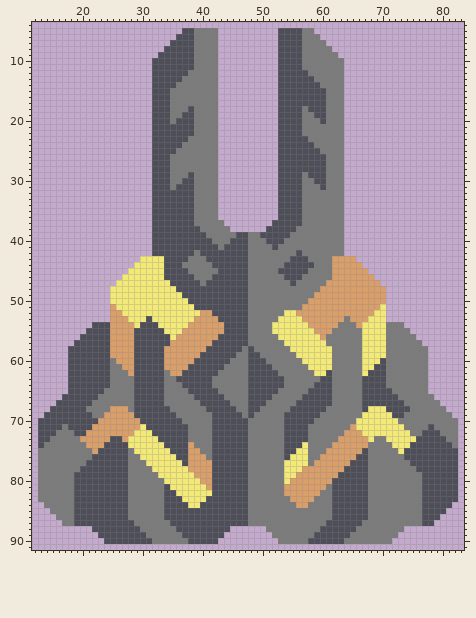
Sprite sheet: sprites/blocks/fimber/turrets/current.png. The picture above was drawn from the file before the commit.
The file is 96x96 pixels. Shown: x 12..83, y 4..91.
New version:
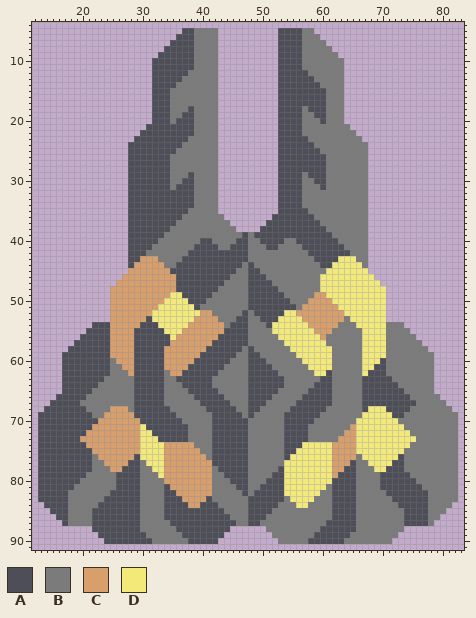
Palette (. is transparent): A #4d4e58  B #7b7b7b  C #d99f6b  D #f3e979
Change:
Changed rows in their new state; - is an unchanged pixel.
first column x 25:
21 ------A--------------------------------B------
22 -----AA--------------------------------BB-----
23 ----AAA--------------------------------BBB----
24 ---AAAA--------------------------------BBBB---
25 ---AAAA--------------------------------BBBB---
26 ---AAAA--------------------------------BBBB---
27 ---AAAA--------------------------------BBBB---
28 ---AAAA--------------------------------BBBB---
29 ---AAAA--------------------------------BBBB---
30 ---AAAA--------------------------------BBBB---
31 ---AAAA--------------------------------BBBB---
32 ---AAAA--------------------------------BBBB---
33 ---AAAA--------------------------------BBBB---
34 ---AAAA--------------------------------BBBB---
35 ---AAAA------B------------------A------BBBB---
36 ---AAAA-----BB----B--------A----AA-----BBBB---
37 ---AAAA----BBB-----B------A-----AAA----BBBB---
38 ---AAAA---BBBBB-----B----A-----AAAAA---BBBB---
39 ---AAAA--BBBBBBB-----B--A-----AAAAAAA--BBBB---
40 ---AAAA-BBBBBBB-----B----A-----AAAAAAA-BBBB---
41 ---AAAABBBBBBB-----B------A-----AAAAAAABBBB---
42 ---AAABBBBBBB-A----------------B-AAAAAAABBB---
43 ---AACCCBBBB-AAA--------------BBB-AAAADDDBB---
44 ---ACCCCCBB-AAAAA-----BA-----BBBBB-AADDDDDB---
45 ---CCCCCCC---AAAAA---BBAA---BBBBB---DDDDDDD---
46 --CCCCCCCCC---AAA---BBBAAA---BBB---DDDDDDDDD--
47 -CCCCCCCCCC----A---BBBBAAAA---B----DDDDDDDDDD-
48 CCCCCCCCCCC-------BBBBBAAAAA-------DDDDDDDDDDD
49 CCCCCCCCCC-------BBBBBBAAAAAA-------DDDDDDDDDD
50 CCCCCCCCC-------BBBBBBBAAAAAAA-------DDDDDDDDD
51 -CCCCCCC-------BBBBBBBBAAAAAAAA-------DDDDDDD-
52 --CCCCC----------BBBBB--AAAAA----------DDDDD--
53 ---CCC------------BBB----AAA------------DDD---
54 ----C--------------B------A--------------D----
first column x 13:
59 ----A------------------------------------------------------------B----
60 ----A------------------------------------------------------------B----
61 ----A------------------------------------------------------------B----
62 ----A------------------------------------------------------------B----
63 ----A------B----------------------------------------------A------B----
64 ----A-----BB----------------------------------------------AA-----B----
65 ----A----BB------------------------------------------------AA----B----
66 ---A----BB--------------------------------------------------AA----B---
67 --A----BB----------------------------------------------------AA----B--
68 -A------------------------------------------------------------------B-
69 A--------------------------------------------------------------------B
71 ----A------------------------------------------------------------B----
72 ---AAA----------C------------------------------------D----------BBB---
73 --AAAAA-----CC-CC------------------------------------DD-DD-----BBBBB--
74 -AAAAAAA---CCCCCC----CCCC--------------------DDDD----DDDDDD---BBBBBBB-
75 AAAAAAAAA-CCCCCCC----CCCC--------------------DDDD----DDDDDDD-BBBBBBBBB
76 AAAAAAAAABCCCCCCA----CCCC--------------------DDDD----BDDDDDDABBBBBBBBB
77 AAAAAAAA-BBCCCCAA----CCCC--------------------DDDD----BBDDDDAA-BBBBBBBB
78 AAAAAAA--BBBCC-AA----CCCC----B----------A---DDDDD----BB-DDAAA--BBBBBBB
79 AAAAAA--BBBBB--AA----CCCCC---BB--------AA--DDDDDD----BB--AAAAA--BBBBBB
80 AAAAAA-BBBBBB--AA----CCCCCC--BBB------AAA-DDDDDDD----BB--AAAAAA-BBBBBB
81 AAAAAABBBBBBB--AA-----CCCCCC-BBBB----AAAADDDDDDD-----BB--AAAAAAABBBBBB
82 AAAAA-BBBBBB---AA------CCCCCCBBBBB--AAAAADDDDDD------BB---AAAAAA-BBBBB
83 AAAAA-BBBBB----AA-------CCCC-BBBBBBAAAAAA-DDDD-------BB----AAAAA-BBBBB
84 -AAAA-BBBB-----AA--------CC---BBBBBAAAAA---DD--------BB-----AAAA-BBBB-
85 --AAA-BBB------AA--------------BBBBAAAA--------------BB------AAA-BBB--
86 ---AA-BBB------AA---------------BBBAAA---------------BB------AAA-BB---
87 ----A-BBB-------A----------------BBAA----------------B-------AAA-B----
